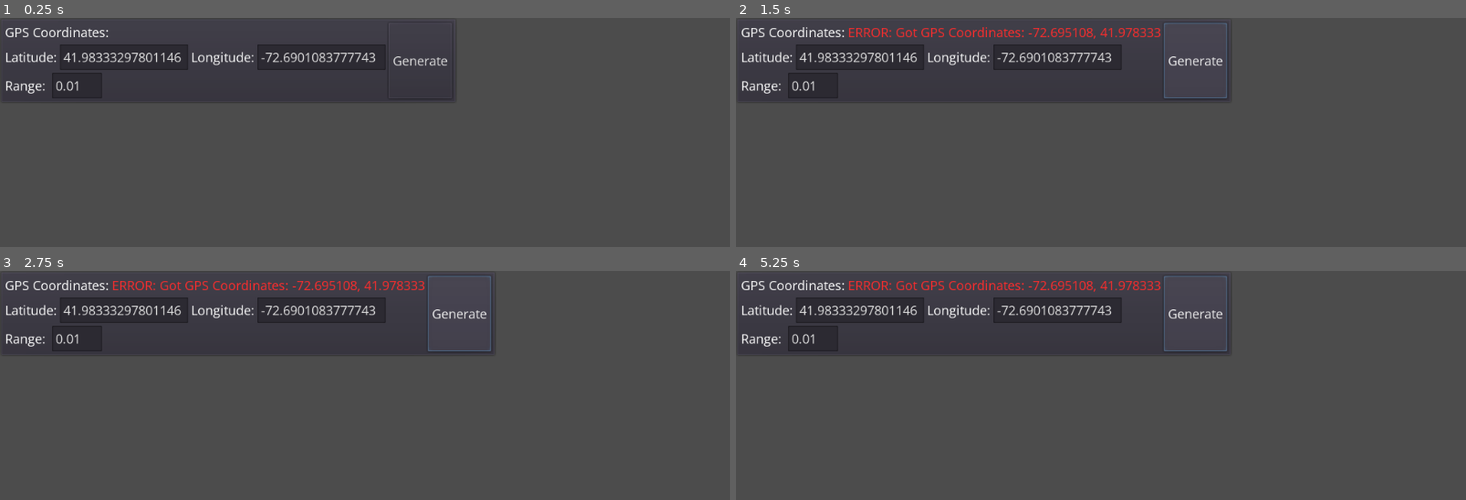
Above: before the commit, frames 1-4 (two rows, left to right).
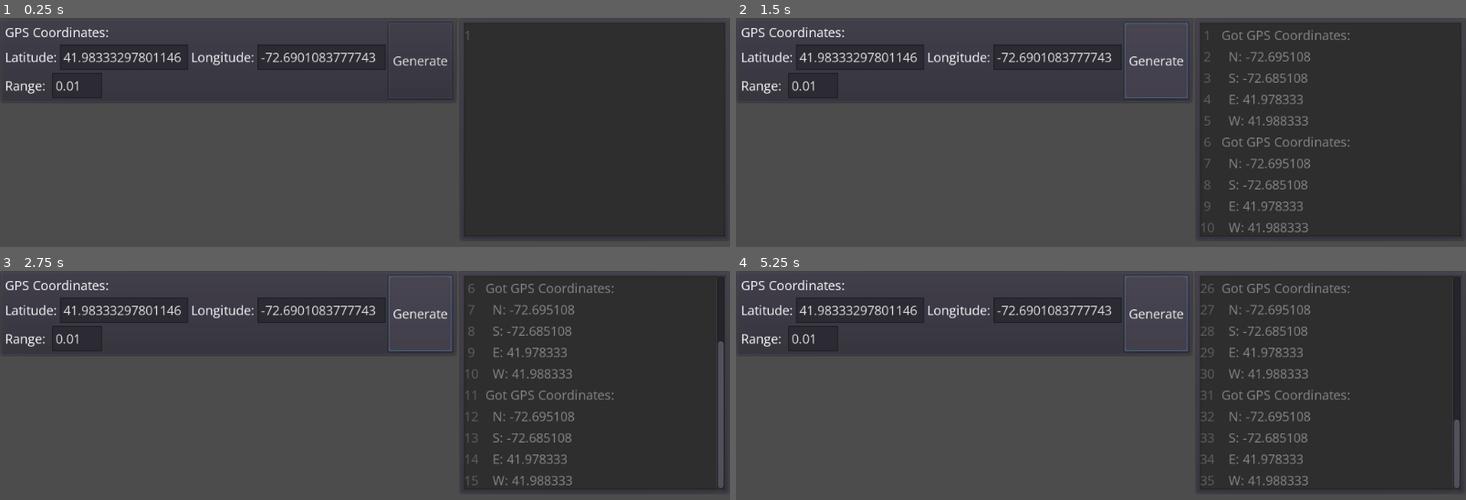
Above: after the commit, the same moments.

Repository: Netruk44/walking-app-proto-v2
Game: Godot game, scene res://scenes/Root.tscn
Two runs of this game, one before a commit and one after it. Both use one fixed random seed, a clock stepped at 60 frames per second and the inputs below.
Inputs:
- Up to frame 1 (0.25 s): no input
- Up to frame 2 (1.5 s): click "Generate" at 0.5 s; click "Generate" at 1.25 s
- Up to frame 3 (2.75 s): click "Generate" at 2 s
- Up to frame 4 (5.25 s): tap Enter at 2.75, 4.25 s; tap Space at 3.5, 5 s

The runs differ from the first frame. In frame 1, 34% of the frame differs, in the area x 63-100%, y 1-96%; in frame 2, 33%; in frame 3, 32%; in frame 4, 32%.

Commit message:
Look, a console!

Diff:
--- a/scenes/Root.gd
+++ b/scenes/Root.gd
@@ -15,6 +15,12 @@
 #func _process(delta):
 #	pass
 
+func log(txt):
+	$UI/ConsolePanel.log(txt)
 
 func _on_GPSCoordsPanel_generate_pressed(coords):
-	$UI/GPSCoordsPanel.showError('Got GPS Coordinates: %f, %f' % [coords['n'], coords['e']])
+	self.log('Got GPS Coordinates:')
+	self.log('  N: %f' % coords['n'])
+	self.log('  S: %f' % coords['s'])
+	self.log('  E: %f' % coords['e'])
+	self.log('  W: %f' % coords['w'])
--- a/scenes/Root.tscn
+++ b/scenes/Root.tscn
@@ -1,7 +1,9 @@
-[gd_scene load_steps=6 format=2]
+[gd_scene load_steps=8 format=2]
 
-[ext_resource path="res://scenes/GPSCoordsPanel.tscn" type="PackedScene" id=1]
+[ext_resource path="res://scenes/UI/GPSCoordsPanel.tscn" type="PackedScene" id=1]
 [ext_resource path="res://scenes/Root.gd" type="Script" id=2]
+[ext_resource path="res://scripts/OpenMapsApi.gd" type="Script" id=3]
+[ext_resource path="res://scenes/UI/Console.tscn" type="PackedScene" id=4]
 
 [sub_resource type="DynamicFontData" id=1]
 font_path = "res://fonts/OpenSans-VariableFont_wdth,wght.ttf"
@@ -17,10 +19,22 @@
 script = ExtResource( 2 )
 
 [node name="UI" type="Control" parent="."]
-margin_right = 268.0
-margin_bottom = 223.0
+anchor_right = 1.0
+anchor_bottom = 1.0
 theme = SubResource( 3 )
 
 [node name="GPSCoordsPanel" parent="UI" instance=ExtResource( 1 )]
 
+[node name="ConsolePanel" parent="UI" instance=ExtResource( 4 )]
+anchor_left = 1.0
+anchor_right = 1.0
+margin_left = -380.0
+margin_right = 0.0
+margin_bottom = 314.0
+
+[node name="Logic" type="Node" parent="."]
+
+[node name="OpenMapsApi" type="Node" parent="Logic"]
+script = ExtResource( 3 )
+
 [connection signal="generate_pressed" from="UI/GPSCoordsPanel" to="." method="_on_GPSCoordsPanel_generate_pressed"]
--- /dev/null
+++ b/scenes/UI/Console.gd
@@ -0,0 +1,23 @@
+extends PanelContainer
+
+export var max_lines = 100
+var lines = []
+
+# Called when the node enters the scene tree for the first time.
+func _ready():
+	$ConsoleText.text = ''
+	self.lines = []
+
+func log(txt):
+	txt = txt.split('\n')
+	for i in txt:
+		self.lines.append(i)
+
+	if self.lines.size() > self.max_lines:
+		var end = self.lines.size() - 1
+		var begin = end - self.max_lines
+
+		self.lines = self.lines.slice(begin, end)
+
+	$ConsoleText.text = '\n'.join(self.lines)
+	$ConsoleText.scroll_vertical = self.lines.size()
--- /dev/null
+++ b/scenes/UI/Console.tscn
@@ -0,0 +1,26 @@
+[gd_scene load_steps=2 format=2]
+
+[ext_resource path="res://scenes/UI/Console.gd" type="Script" id=1]
+
+[node name="ConsolePanel" type="PanelContainer"]
+margin_right = 314.0
+margin_bottom = 338.0
+script = ExtResource( 1 )
+
+[node name="ConsoleText" type="TextEdit" parent="."]
+margin_left = 7.0
+margin_top = 7.0
+margin_right = 307.0
+margin_bottom = 331.0
+rect_min_size = Vector2( 300, 80 )
+text = "This is some text
+But this text is on another line!
+How many lines can fit at once?
+It's a mystery!
+But here's a bunch of them
+Just so you can see how it looks
+Hopefully, you find it useful!
+And not just a waste of space."
+readonly = true
+show_line_numbers = true
+smooth_scrolling = true
--- a/scenes/GPSCoordsPanel.gd
+++ b/scenes/UI/GPSCoordsPanel.gd
@@ -36,6 +36,7 @@
 		return
 
 	# Get center GPS coordinate & range
+	# TODO: Verify these calculations are consistent with the words lol
 	var center_latitude = float(latText)
 	var center_longitude = float(longText)
 	var r = float(rangeText) / 2.0
--- a/scenes/GPSCoordsPanel.tscn
+++ b/scenes/UI/GPSCoordsPanel.tscn
@@ -1,6 +1,6 @@
 [gd_scene load_steps=2 format=2]
 
-[ext_resource path="res://scenes/GPSCoordsPanel.gd" type="Script" id=1]
+[ext_resource path="res://scenes/UI/GPSCoordsPanel.gd" type="Script" id=1]
 
 [node name="GPSCoordsPanel" type="PanelContainer"]
 margin_right = 14.0
--- /dev/null
+++ b/scripts/OpenMapsApi.gd
@@ -0,0 +1,5 @@
+extends Node
+
+func GetHighwaysInGpsRect(rect):
+	assert(['n', 's', 'e', 'w'] in rect)
+	pass
